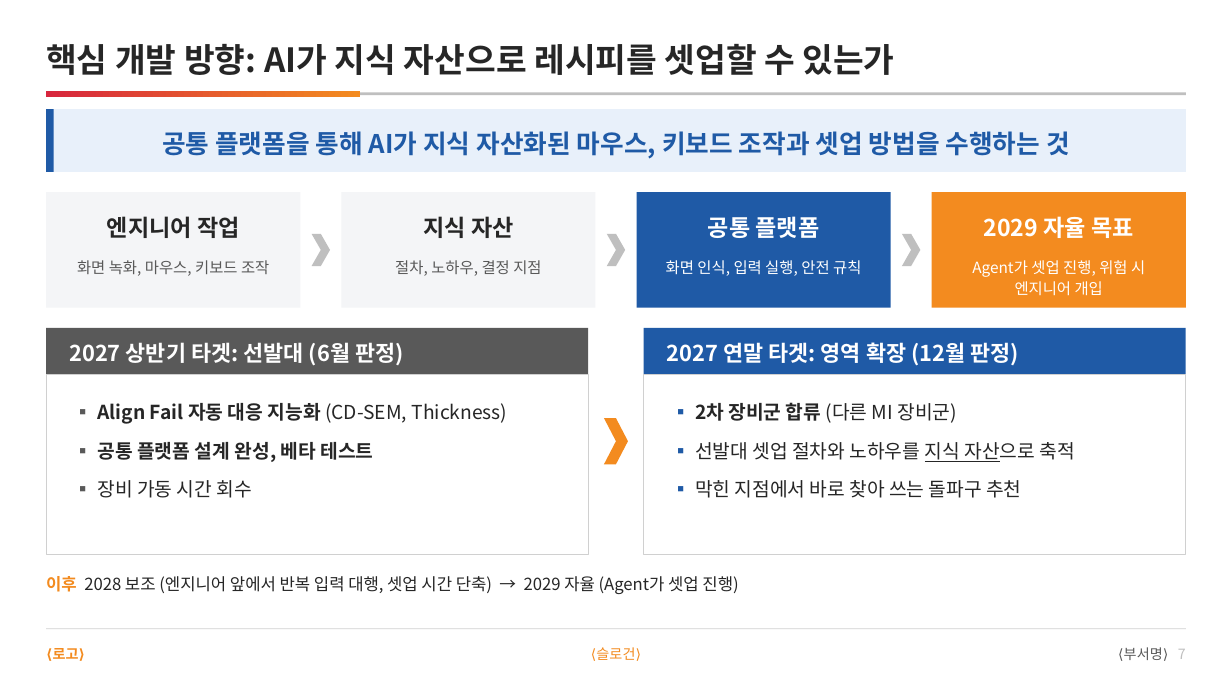
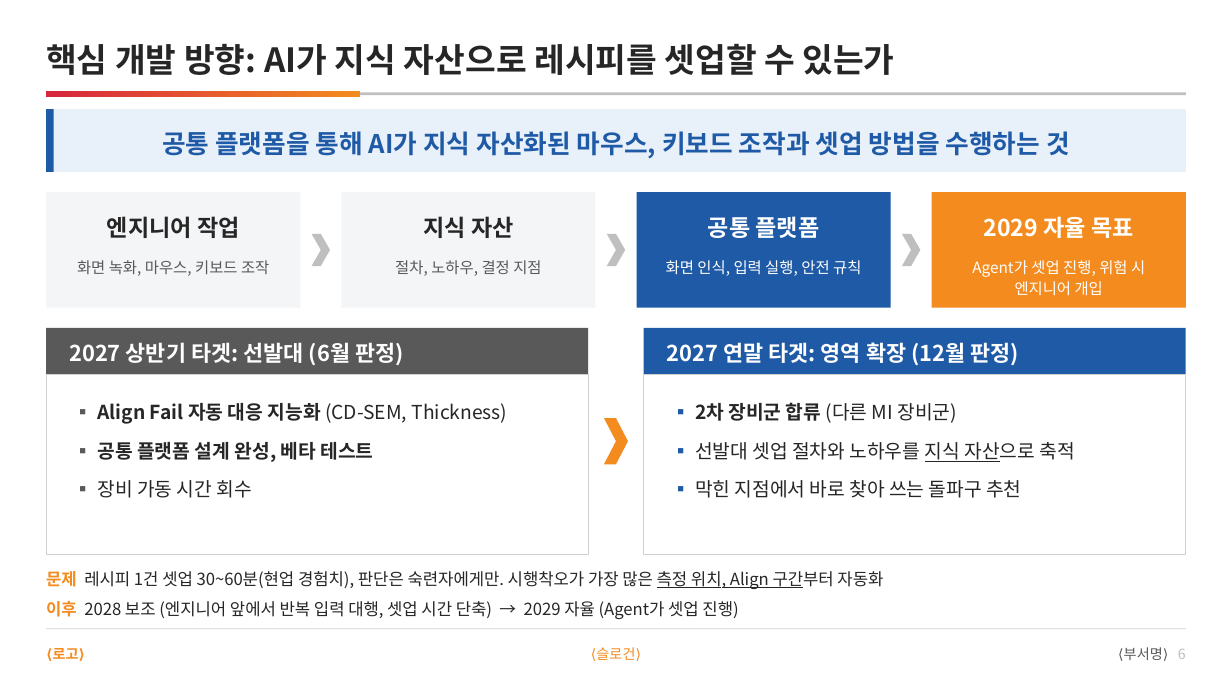
Before and after one commit to DarrenKoi/pm_notes, a slide deck: slide 6 of my-task/arc-tf/deliverables/arc-tf-team-full.pptx (slide 7 before the commit). Drawn at 1232x693 pixels with LibreOffice and Linux fonts; fonts in the diff are those of the drawing. Boxes give left, top, right and bottom in pixels: in the first picture for what was removed or moved away, otherwise in the second. Text is boxed around its words. In the diff, an @@ line names an element or a change of style, - is before the commit and + after.

```diff
--- a/my-task/arc-tf/deliverables/arc-tf-team-full.pptx
+++ b/my-task/arc-tf/deliverables/arc-tf-team-full.pptx
@@ text "이후 2028 보조 (엔지니어 앞에서 ...": place and size @@
-text "이후 2028 보조 (엔지니어 앞에서 ..." at [46,576,738,594]
+text "이후 2028 보조 (엔지니어 앞에서 ..." at [46,601,738,619]
@@ text added at [46,571,883,589], 13 pt, text #262626 @@
+문제 레시피 1건 셋업 30~60분(현업 경험치), 판단은 숙련자에게만. 시행착오가 가장 많은 측정 위치, Align 구간부터 자동화
@@ text at [1124,647,1186,660]: text changed @@
-⟨부서명⟩ 7
+⟨부서명⟩ 6
```
Also in this commit, not shown: 14 other slides changed, 6 slides removed, 5 other files.
